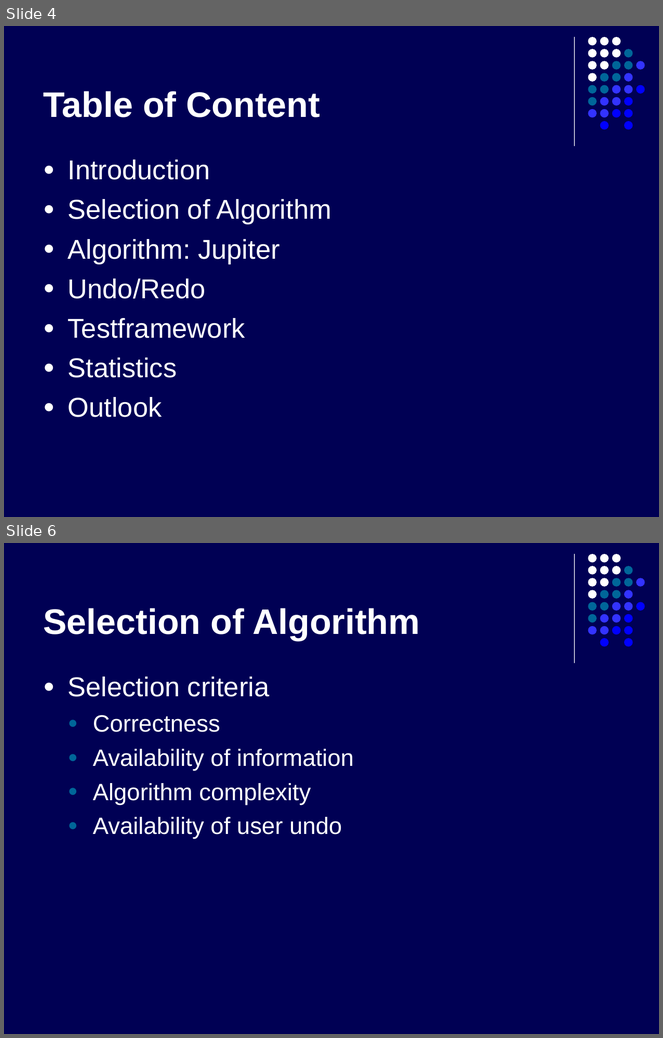
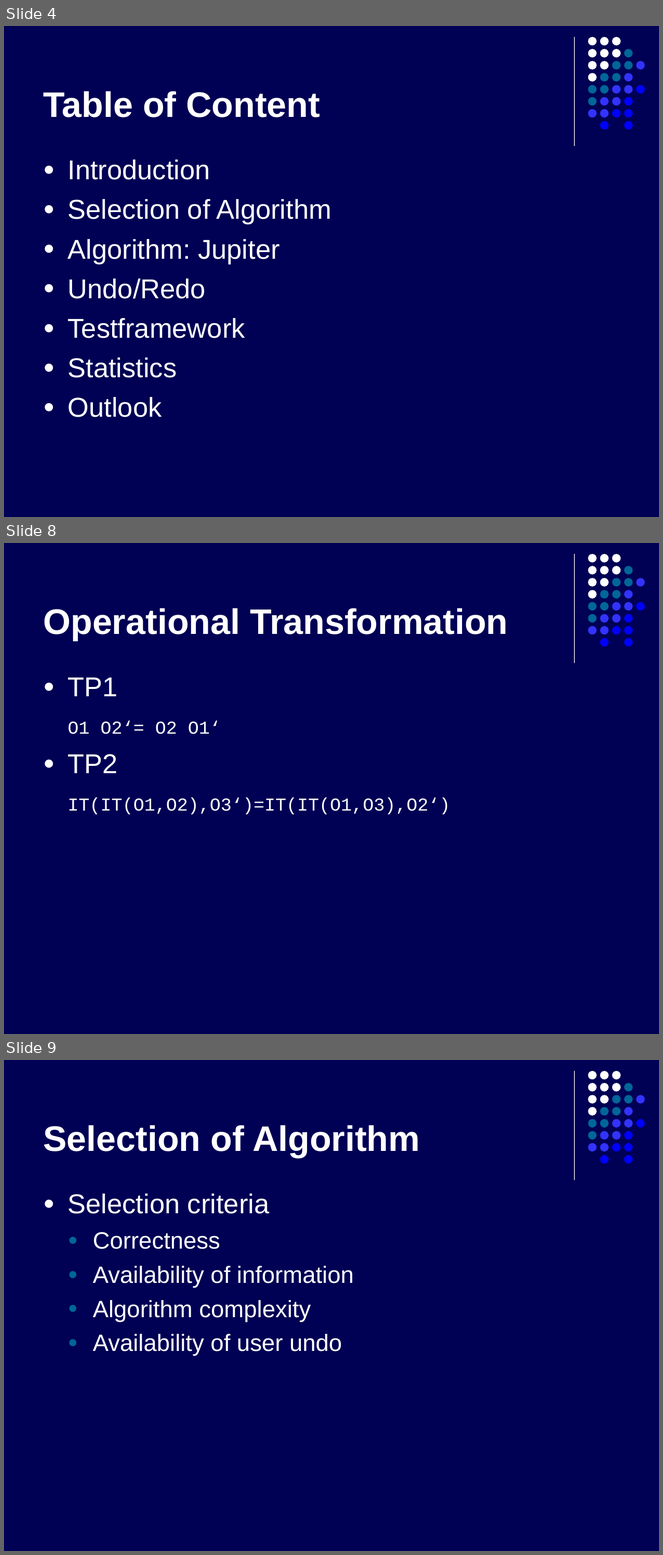
Before and after one commit to kyanha/ace, a slide deck: ace/trunk/doc/presentation/presentation.ppt. Shown one above the other, each under a label of ours: slides 4 and 6 before the commit, slides 4, 8 and 9 after it; the slides between them are not shown. The pictures are 663x1038 and 663x1555 pixels, drawn with LibreOffice and Linux fonts; fonts in the diff are those of the drawing. Boxes give left, top, right and bottom in pixels: in the first picture for what was removed or moved away, otherwise in the second. Text is boxed around its words. In the diff, an @@ line names an element or a change of style, - is before the commit and + after.

```diff
--- a/ace/trunk/doc/presentation/presentation.ppt
+++ b/ace/trunk/doc/presentation/presentation.ppt
@@ slide 8 added at <box>4,543,659,1034</box>, background #000054; not listed: 32 template elements that a slide beside it also shows @@
@@ title added at <box>43,608,508,640</box>, 39 pt, text #FFFFFF, bold @@
+Operational Transformation
@@ text added at <box>68,678,451,815</box>, 20 pt, text #FFFFFF @@
+● TP1
+O1 O2‘= O2 O1‘
+● TP2
+IT(IT(O1,O2),O3‘)=IT(IT(O1,O3),O2‘)
@@ what was slide 6 is now slide 9 @@
```
Also in this commit, not shown: 4 other slides added, 2 slides removed.
